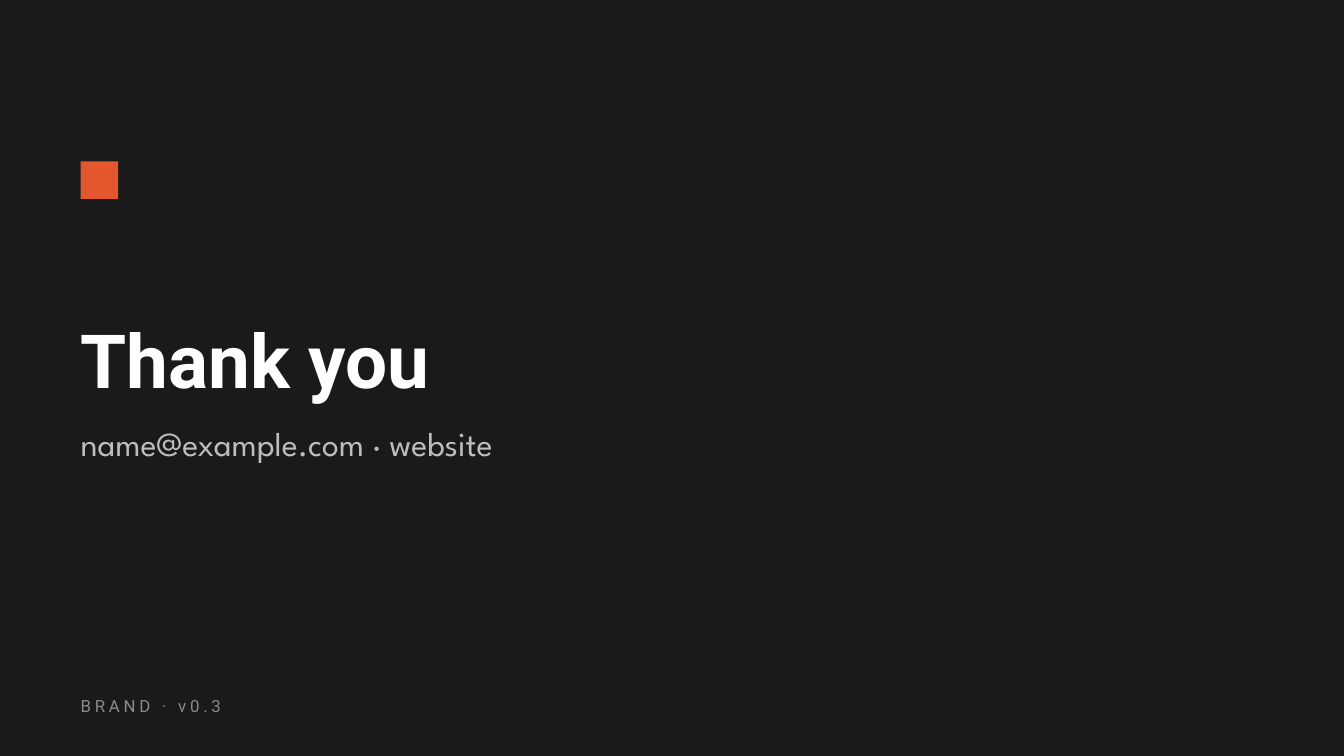
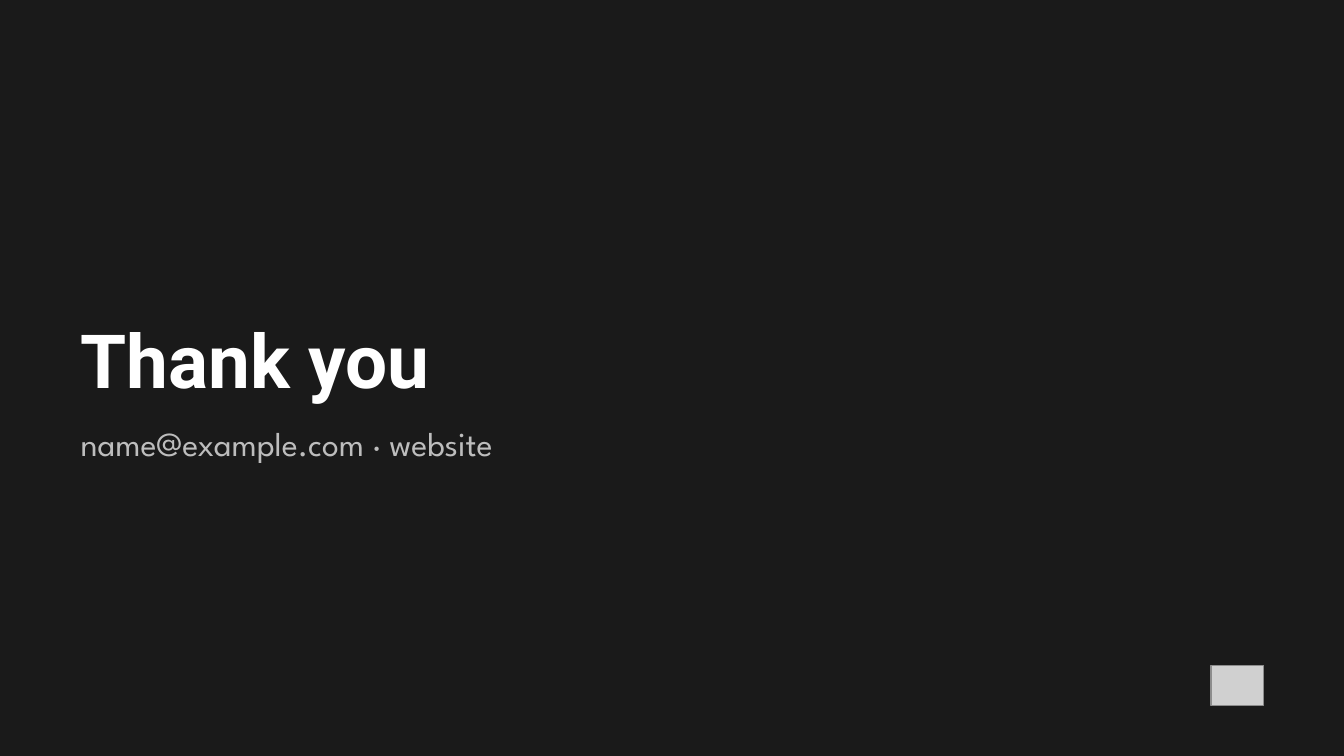
Before and after one commit to token8/test, a slide deck: slide 8 of brand/templates/brand-slides-template.pptx. Drawn at 1344x756 pixels with LibreOffice and Linux fonts; fonts in the diff are those of the drawing; grey boxes stand for pictures; background and template pictures are left out. Boxes give left, top, right and bottom in pixels: in the first picture for what was removed or moved away, otherwise in the second. Text is boxed around its words. In the diff, an @@ line names an element or a change of style, - is before the commit and + after.

```diff
--- a/brand/templates/brand-slides-template.pptx
+++ b/brand/templates/brand-slides-template.pptx
@@ rectangle removed at [81,161,118,199] @@
@@ picture added at [1211,665,1263,706] @@
@@ text removed at [81,700,221,712] @@
-BRAND · v0.3
```
Also in this commit, not shown: 7 other slides changed, 32 other files.
